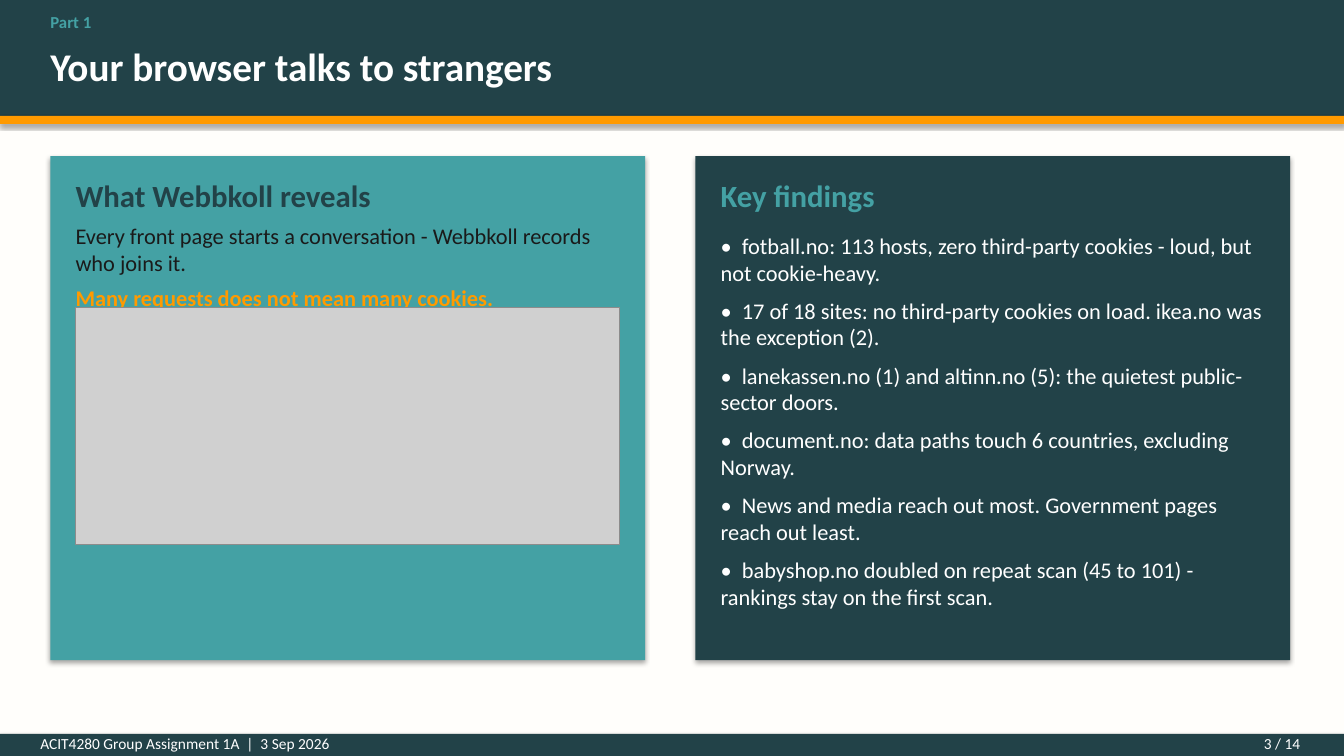
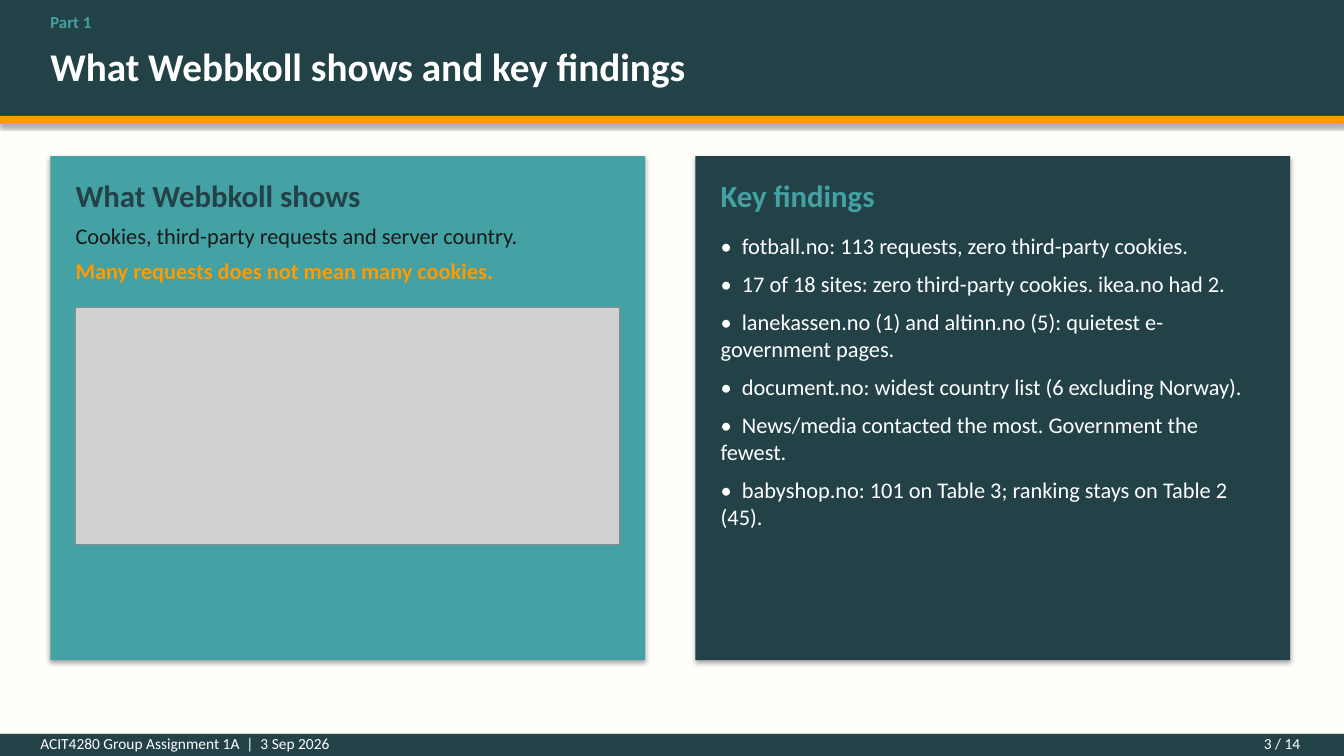
Before and after one commit to kasa031/Bacheloroppgave, a slide deck: slide 3 of ACIT4280_1A_presentation.pptx. Drawn at 1344x756 pixels with LibreOffice and Linux fonts; fonts in the diff are those of the drawing; grey boxes stand for pictures. Boxes give left, top, right and bottom in pixels: in the first picture for what was removed or moved away, otherwise in the second. Text is boxed around its words. In the diff, an @@ line names an element or a change of style, - is before the commit and + after.

```diff
--- a/ACIT4280_1A_presentation.pptx
+++ b/ACIT4280_1A_presentation.pptx
@@ text at (50,53,686,88): text changed @@
-Your browser talks to strangers
+What Webbkoll shows and key findings
@@ text at (76,185,360,207): text changed @@
-What Webbkoll reveals
+What Webbkoll shows
@@ text at (76,228,517,248): text changed @@
-Every front page starts a conversation - Webbkoll records who joins it.
+Cookies, third-party requests and server country.
@@ text at (721,238,1242,528): text changed @@
-• fotball.no: 113 hosts, zero third-party cookies - loud, but not cookie-heavy.
-• 17 of 18 sites: no third-party cookies on load. ikea.no was the exception (2).
-• lanekassen.no (1) and altinn.no (5): the quietest public-sector doors.
-• document.no: data paths touch 6 countries, excluding Norway.
-• News and media reach out most. Government pages reach out least.
-• babyshop.no doubled on repeat scan (45 to 101) - rankings stay on the first scan.
+• fotball.no: 113 requests, zero third-party cookies.
+• 17 of 18 sites: zero third-party cookies. ikea.no had 2.
+• lanekassen.no (1) and altinn.no (5): quietest e-government pages.
+• document.no: widest country list (6 excluding Norway).
+• News/media contacted the most. Government the fewest.
+• babyshop.no: 101 on Table 3; ranking stays on Table 2 (45).
```
Also in this commit, not shown: 13 other slides changed, 4 other files.
